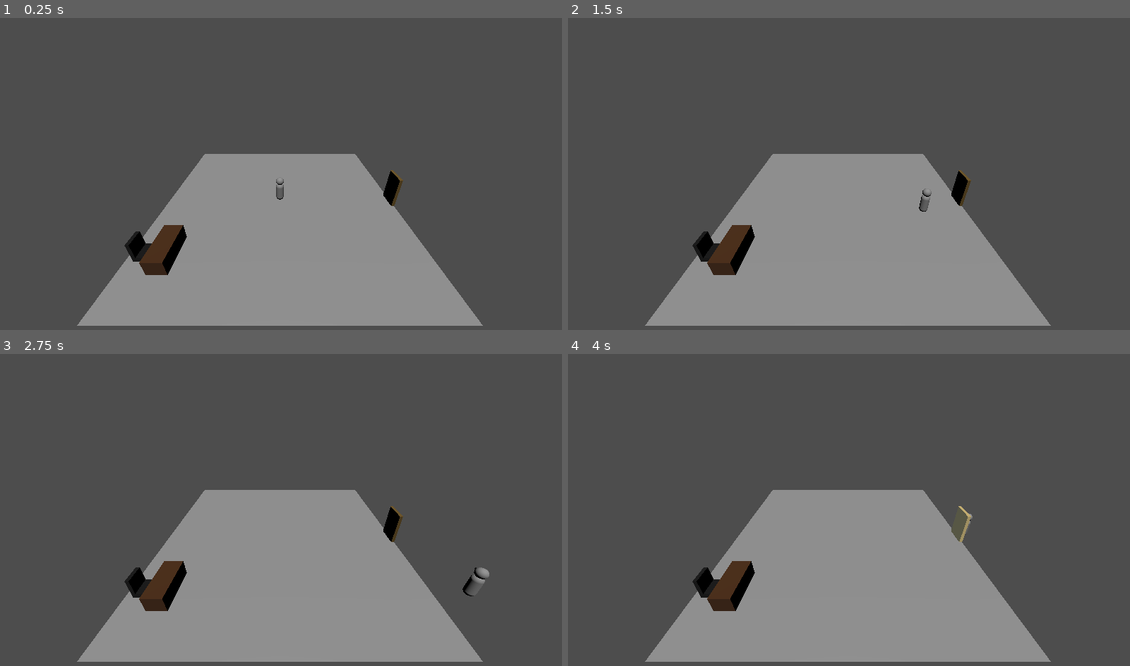
Above: before the commit, frames 1-4 (two rows, left to right).
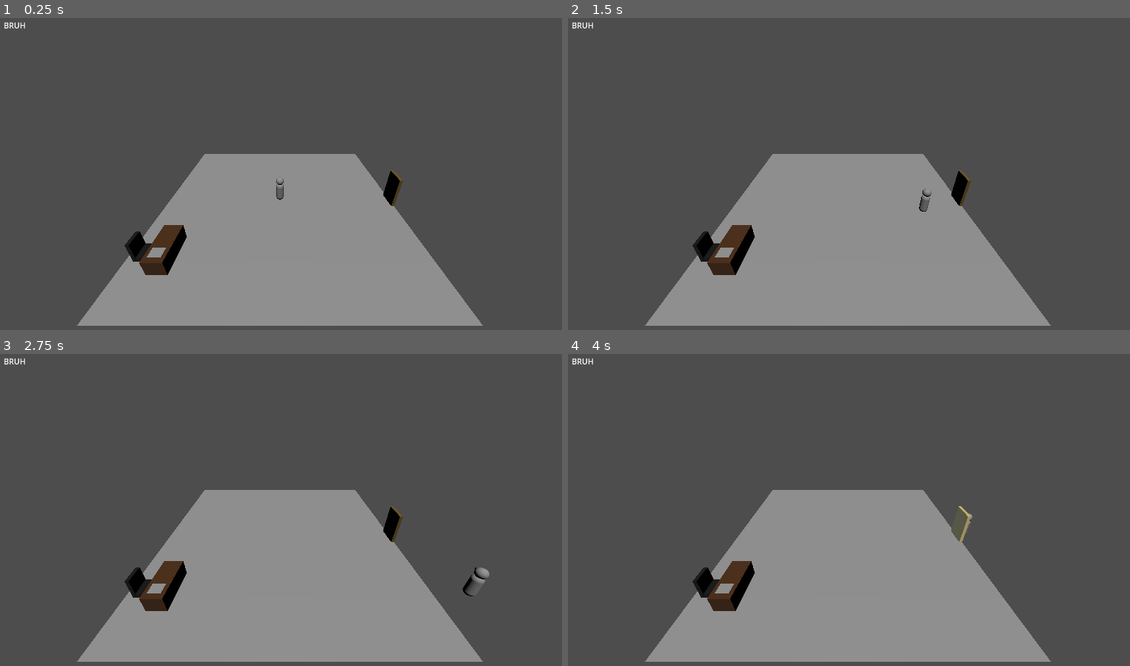
Above: after the commit, the same moments.

Repository: covmoore/interrupt-game-jam
Game: Godot game, scene res://maps/mind.tscn
Same seed, same stepped clock (60 frames per second), same inputs: the game is played once before the commit and once after it.
Inputs (mouse positions are in pixels of both pictures, inside the frame that each line leads up to):
- Up to frame 1 (0.25 s): no input
- Up to frame 2 (1.5 s): tap Enter at 0.5 s; move the mouse to (972, 155) at 0.52 s; hold D (move_right) 0.53-1.28 s; click (972, 155) at 0.6 s; move the mouse to (736, 186) at 1.27 s; hold S (move_back) from 1.28 s (still down); click (736, 186) at 1.35 s
- Up to frame 3 (2.75 s): move the mouse to (337, 438) at 2.02 s; release S (move_back) at 2.03 s; hold D (move_right) from 2.03 s (still down); click (337, 438) at 2.1 s
- Up to frame 4 (4 s): move the mouse to (820, 572) at 2.77 s; release D (move_right) at 2.78 s; hold W (move_forward) 2.78-3.53 s; click (820, 572) at 2.85 s; move the mouse to (1017, 556) at 3.52 s; hold A (move_left) from 3.53 s (still down); click (1017, 556) at 3.6 s

The runs differ from the first frame. In frame 1, 0.1% of the frame differs, in the area x 0-30%, y 1-77%; in frame 2, 0.1%; in frame 3, 0.1%; in frame 4, 0.1%.

Commit message:
writing interactable and sub-interactable code

Diff:
--- /dev/null
+++ b/maps/interact_menu.gd
@@ -0,0 +1,17 @@
+extends UIPanel
+
+
+# Called when the node enters the scene tree for the first time.
+func _ready() -> void:
+	pass # Replace with function body.
+
+
+# Called every frame. 'delta' is the elapsed time since the previous frame.
+func _process(delta: float) -> void:
+	pass
+
+func show():
+	super()
+
+func hide():
+	super()
--- a/maps/interactable.gd
+++ b/maps/interactable.gd
@@ -1,30 +1,105 @@
+@tool
 extends StaticBody3D
-#class_name Interactable
+class_name Interactable
 
 var highlight_overlay = preload("res://materials/highlight.tres")
+var isActive = false
+
+@warning_ignore("unused_signal")
 signal on_object_interacted
+var isSubInteractable: bool = false
+var parent: NodePath = ""
 
-# Called when the node enters the scene tree for the first time.
-func _ready() -> void:
-	pass # Replace with function body.
+func _get_property_list() -> Array[Dictionary]:
+	var ret: Array[Dictionary] = []
 
+	ret.append({
+		"name": "Is Sub Interactable",
+		"type": TYPE_BOOL,
+		"hint": PROPERTY_HINT_NONE,
+		"hint_string": "",
+		"usage": PROPERTY_USAGE_DEFAULT
+	})
+	if isSubInteractable:
+		ret.append({
+			"name": "Parent",
+			"type": TYPE_NODE_PATH,
+			"hint": PROPERTY_HINT_NODE_TYPE,
+			"hint_string": "",
+			"usage": PROPERTY_USAGE_DEFAULT
+		})
 
-# Called every frame. 'delta' is the elapsed time since the previous frame.
-func _process(delta: float) -> void:
-	pass
+	return ret
 
-func in_range():
-	for child in get_children():
-		if child is MeshInstance3D:
-			child.material_overlay = highlight_overlay
+func _set(prop_name: StringName, val) -> bool:
+	var retval: bool = true
+	match prop_name:
+		"Is Sub Interactable":
+			isSubInteractable = val
+			notify_property_list_changed()
+		"Parent":
+			parent = val
+			notify_property_list_changed()
+		_:
+			retval = false
 
-func out_of_range():
+	return retval
+
+func _get(prop_name: StringName):
+	match prop_name:
+		"Is Sub Interactable":
+			return isSubInteractable
+		"Parent":
+			return parent
+	return null
+
+func in_range(player: CharacterBody3D):
+	if !isSubInteractable:
+		for child in get_children():
+			if child is MeshInstance3D:
+				child.material_overlay = highlight_overlay
+	else:
+		var parent: Node = get_node(parent)
+		if parent is Interactable and parent.isActive:
+			for child in get_children():
+				if child is MeshInstance3D:
+					child.material_overlay = highlight_overlay
+
+func out_of_range(player: CharacterBody3D):
 	for child in get_children():
 		if child is MeshInstance3D:
 			child.material_overlay = null
+
+func can_be_selected():
+	if isActive:
+		return false
+	elif isSubInteractable:
+		if get_node(parent).isActive:
+			return true
+		else:
+			return false
+	else:
+		return true
+
 
 func on_selected(cam: Camera3D):
 	var temp = find_child("camera_anchor")
 	if temp != null:
 		cam.move_to_anchor(temp, true)
+		for child in get_children():
+			if child is MeshInstance3D:
+				child.material_overlay = null
 		emit_signal("on_object_interacted")
+	isActive = true
+
+func on_hover():
+	if isSubInteractable and get_node(parent).isActive:
+		for child in get_children():
+			if child is MeshInstance3D:
+				child.material_overlay = highlight_overlay
+
+func _on_exit_button_button_down() -> void:
+	isActive = false
+	if isSubInteractable:
+		get_node(parent).isActive = false
+	print(isActive)
--- a/maps/mind.tscn
+++ b/maps/mind.tscn
@@ -7,6 +7,7 @@
 [ext_resource type="Material" uid="uid://bl2khh1dv1nsr" path="res://materials/black.tres" id="4_krx2p"]
 [ext_resource type="Material" uid="uid://bl2r28pxwefpq" path="res://materials/highlight.tres" id="5_bb44y"]
 [ext_resource type="Script" path="res://maps/player_ui.gd" id="7_tbnyt"]
+[ext_resource type="Script" path="res://maps/panel.gd" id="8_mt58j"]
 
 [sub_resource type="PlaneMesh" id="PlaneMesh_7qubq"]
 size = Vector2(12, 12)
@@ -33,6 +34,12 @@
 
 [sub_resource type="BoxShape3D" id="BoxShape3D_oi7lx"]
 size = Vector3(0.8, 0.7, 1.8)
+
+[sub_resource type="BoxMesh" id="BoxMesh_r4f5t"]
+size = Vector3(0.5, 0, 0.4)
+
+[sub_resource type="BoxShape3D" id="BoxShape3D_8npt3"]
+size = Vector3(0.5, 0, 0.4)
 
 [sub_resource type="BoxMesh" id="BoxMesh_yfg8f"]
 material = ExtResource("4_krx2p")
@@ -60,6 +67,14 @@
 border_width_bottom = 3
 border_color = Color(0, 0, 0, 1)
 
+[sub_resource type="StyleBoxFlat" id="StyleBoxFlat_q0u5i"]
+bg_color = Color(0.6, 0.6, 0.6, 0)
+border_width_left = 3
+border_width_top = 3
+border_width_right = 3
+border_width_bottom = 3
+border_color = Color(0, 0, 0, 1)
+
 [node name="Mind_Room" type="Node3D"]
 script = ExtResource("1_581u0")
 room_type = 1
@@ -83,7 +98,6 @@
 transform = Transform3D(1, 0, 0, 0, 0.379941, 0.925011, 0, -0.925011, 0.379941, 0, 8.58882, 0)
 
 [node name="CameraPivot" type="Node3D" parent="."]
-transform = Transform3D(1, 0, 0, 0, 1, 0, 0, 0, 1, 0, 0, 0)
 
 [node name="Camera3D" type="Camera3D" parent="CameraPivot"]
 transform = Transform3D(1, 0, 0, 0, 0.866025, 0.5, 0, -0.5, 0.866025, 0, 7, 9)
@@ -99,6 +113,7 @@
 collision_layer = 8
 collision_mask = 23
 script = ExtResource("4_h6mix")
+"Is Sub Interactable" = false
 
 [node name="MeshInstance3D" type="MeshInstance3D" parent="inspectables/Door"]
 mesh = SubResource("BoxMesh_xsjfd")
@@ -114,6 +129,7 @@
 collision_layer = 8
 collision_mask = 23
 script = ExtResource("4_h6mix")
+"Is Sub Interactable" = false
 
 [node name="MeshInstance3D" type="MeshInstance3D" parent="inspectables/Desk"]
 mesh = SubResource("BoxMesh_op07u")
@@ -123,6 +139,23 @@
 
 [node name="camera_anchor" type="Node3D" parent="inspectables/Desk"]
 transform = Transform3D(-4.37114e-08, -1, -4.37114e-08, 0, -4.37114e-08, 1, -1, 4.37114e-08, 1.91069e-15, 0, 1.71515, 0)
+
+[node name="sub_interactables" type="Node3D" parent="inspectables/Desk"]
+
+[node name="Note" type="StaticBody3D" parent="inspectables/Desk/sub_interactables" groups=["interactable"]]
+transform = Transform3D(1, 0, 0, 0, 1, 0, 0, 0, 1, 0, 0.369342, 0.488783)
+script = ExtResource("4_h6mix")
+"Is Sub Interactable" = true
+Parent = NodePath("../..")
+
+[node name="MeshInstance3D" type="MeshInstance3D" parent="inspectables/Desk/sub_interactables/Note"]
+mesh = SubResource("BoxMesh_r4f5t")
+
+[node name="CollisionShape3D" type="CollisionShape3D" parent="inspectables/Desk/sub_interactables/Note"]
+shape = SubResource("BoxShape3D_8npt3")
+
+[node name="camera_anchor" type="Node3D" parent="inspectables/Desk/sub_interactables/Note"]
+transform = Transform3D(-4.37114e-08, -1, -4.37114e-08, 0, -4.37114e-08, 1, -1, 4.37114e-08, 1.91069e-15, 0, 0.294975, 0)
 
 [node name="static_items" type="Node3D" parent="."]
 
@@ -170,6 +203,7 @@
 script = ExtResource("7_tbnyt")
 
 [node name="CanvasLayer" type="CanvasLayer" parent="PlayerUI"]
+layer = 2
 
 [node name="MarginContainer" type="MarginContainer" parent="PlayerUI/CanvasLayer"]
 anchors_preset = 15
@@ -182,21 +216,63 @@
 theme_override_constants/margin_right = 12
 theme_override_constants/margin_bottom = 12
 
-[node name="HUD" type="Control" parent="PlayerUI/CanvasLayer/MarginContainer"]
-layout_mode = 2
-
-[node name="InteractMenu" type="Control" parent="PlayerUI/CanvasLayer/MarginContainer"]
-visible = false
-layout_mode = 2
-
-[node name="Button" type="Button" parent="PlayerUI/CanvasLayer/MarginContainer/InteractMenu"]
+[node name="hud" type="Control" parent="PlayerUI/CanvasLayer/MarginContainer"]
+visibility_layer = 1024
+layout_mode = 2
+script = ExtResource("8_mt58j")
+
+[node name="Label" type="Label" parent="PlayerUI/CanvasLayer/MarginContainer/hud"]
+layout_mode = 0
+offset_right = 917.0
+offset_bottom = 557.0
+text = "BRUH"
+
+[node name="interactMenu" type="Control" parent="PlayerUI/CanvasLayer/MarginContainer"]
+layout_mode = 2
+
+[node name="exit_buttons" type="HBoxContainer" parent="PlayerUI/CanvasLayer/MarginContainer/interactMenu"]
 layout_mode = 1
-offset_right = 60.0
-offset_bottom = 60.0
+offset_right = 40.0
+offset_bottom = 48.0
+theme_override_constants/separation = 17
+
+[node name="exit_button" type="Button" parent="PlayerUI/CanvasLayer/MarginContainer/interactMenu/exit_buttons"]
+visibility_layer = 6144
+custom_minimum_size = Vector2(60, 60)
+layout_mode = 2
 theme_override_colors/font_color = Color(1, 0.361816, 0.348007, 1)
 theme_override_font_sizes/font_size = 30
 theme_override_styles/normal = SubResource("StyleBoxFlat_lvkkl")
 text = "X"
 
+[node name="sub_components" type="Control" parent="PlayerUI/CanvasLayer/MarginContainer/interactMenu/exit_buttons"]
+custom_minimum_size = Vector2(60, 60)
+layout_mode = 2
+
+[node name="back_button" type="Button" parent="PlayerUI/CanvasLayer/MarginContainer/interactMenu/exit_buttons/sub_components"]
+visible = false
+visibility_layer = 4096
+custom_minimum_size = Vector2(60, 60)
+layout_mode = 1
+anchors_preset = 8
+anchor_left = 0.5
+anchor_top = 0.5
+anchor_right = 0.5
+anchor_bottom = 0.5
+offset_left = -30.0
+offset_top = -30.5
+offset_right = 30.0
+offset_bottom = 30.5
+grow_horizontal = 2
+grow_vertical = 2
+theme_override_colors/font_color = Color(0, 0, 0, 1)
+theme_override_font_sizes/font_size = 40
+theme_override_styles/normal = SubResource("StyleBoxFlat_q0u5i")
+text = "<"
+
 [connection signal="cancel_interaction" from="PlayerUI" to="CameraPivot/Camera3D" method="_on_player_ui_cancel_interaction"]
-[connection signal="button_down" from="PlayerUI/CanvasLayer/MarginContainer/InteractMenu/Button" to="PlayerUI" method="_on_button_button_down"]
+[connection signal="button_down" from="PlayerUI/CanvasLayer/MarginContainer/interactMenu/exit_buttons/exit_button" to="Player" method="_on_exit_button_button_down"]
+[connection signal="button_down" from="PlayerUI/CanvasLayer/MarginContainer/interactMenu/exit_buttons/exit_button" to="inspectables/Door" method="_on_exit_button_button_down"]
+[connection signal="button_down" from="PlayerUI/CanvasLayer/MarginContainer/interactMenu/exit_buttons/exit_button" to="inspectables/Desk" method="_on_exit_button_button_down"]
+[connection signal="button_down" from="PlayerUI/CanvasLayer/MarginContainer/interactMenu/exit_buttons/exit_button" to="inspectables/Desk/sub_interactables/Note" method="_on_exit_button_button_down"]
+[connection signal="button_down" from="PlayerUI/CanvasLayer/MarginContainer/interactMenu/exit_buttons/exit_button" to="PlayerUI" method="_on_button_button_down"]
--- /dev/null
+++ b/maps/panel.gd
@@ -0,0 +1,20 @@
+extends Control
+class_name UIPanel
+
+@export var hidesUI = true
+@export var pausesGame = false
+
+# Called when the node enters the scene tree for the first time.
+func _ready() -> void:
+	pass # Replace with function body.
+
+
+# Called every frame. 'delta' is the elapsed time since the previous frame.
+func _process(delta: float) -> void:
+	pass
+
+func show():
+	super()
+
+func hide():
+	super()
--- a/maps/player_ui.gd
+++ b/maps/player_ui.gd
@@ -1,13 +1,17 @@
 extends Control
 
-@onready var hud: Control = $CanvasLayer/MarginContainer/HUD
-@onready var interactMenu: Control = $CanvasLayer/MarginContainer/InteractMenu
+@onready var cam: Camera3D = $"../CameraPivot/Camera3D"
+@onready var canvas: CanvasLayer = $CanvasLayer
+@onready var hud = $CanvasLayer/MarginContainer/hud
+@onready var interactMenu = $CanvasLayer/MarginContainer/interactMenu
 signal cancel_interaction
-
+var panels = []
 
 # Called when the node enters the scene tree for the first time.
 func _ready() -> void:
-	interactMenu.visible = false
+	panels = [hud, interactMenu]
+	show_panels([hud])
+	#interactMenu.visible = false
 	var interactables = get_tree().get_nodes_in_group("interactable")
 	for interactable in interactables:
 		interactable.connect("on_object_interacted", _on_object_interacted)
@@ -19,8 +23,16 @@
 
 
 func _on_object_interacted() -> void:
-	interactMenu.visible = true
+	show_panels([interactMenu])
+	#interactMenu.visible = true
 
 func _on_button_button_down() -> void:
-	interactMenu.visible = false
+	show_panels([hud])
 	emit_signal("cancel_interaction")
+
+func show_panels(curPanel: Array[Control]):
+	for panel in panels:
+		if curPanel.has(panel):
+			panel.show()
+		else:
+			panel.hide()
--- a/project.godot
+++ b/project.godot
@@ -14,6 +14,10 @@
 run/main_scene="res://maps/mind.tscn"
 config/features=PackedStringArray("4.3", "GL Compatibility")
 config/icon="res://icon.svg"
+
+[debug]
+
+gdscript/warnings/native_method_override=1
 
 [input]
 
--- a/scripts/handlers/camera_pan.gd
+++ b/scripts/handlers/camera_pan.gd
@@ -2,6 +2,7 @@
 
 @onready var camera_pivot = $".."
 @onready var camera: Camera3D = $"."
+var can_pan = true
 
 # Zoom Variables
 var zoom_speed = 2.0  # Adjust for finer control
@@ -11,7 +12,7 @@
 @onready var mainCameraAnchor = $"../mainCameraAnchor"
 
 func _input(event: InputEvent):
-	if event is InputEventMouseMotion and Input.is_mouse_button_pressed(MOUSE_BUTTON_RIGHT):
+	if event is InputEventMouseMotion and Input.is_mouse_button_pressed(MOUSE_BUTTON_RIGHT) and can_pan:
 		var mouse_sensitivity = 0.005
 		camera_pivot.rotate_y(event.relative.x * mouse_sensitivity)
 		#camera_pivot.rotate_x(event.relative.y * mouse_sensitivity)
@@ -26,13 +27,13 @@
 			camera.fov = clamp(camera.fov + zoom_speed, min_zoom, max_zoom)
 
 func move_to_anchor(anchor: Node3D, hide_player: bool):
-	#print(anchor.global_transform)
-	position = anchor.global_position
-	rotation = anchor.rotation
+	global_transform = anchor.global_transform
 	if hide_player:
 		set_cull_mask_value(2, false)
+		can_pan = false
 	else:
 		set_cull_mask_value(2, true)
+		can_pan = true
 
 func _on_player_ui_cancel_interaction() -> void:
 	move_to_anchor(mainCameraAnchor, false)
--- a/scripts/models/player.gd
+++ b/scripts/models/player.gd
@@ -14,6 +14,7 @@
 var items_in_range: Array[Node3D] = []
 
 var target_velocity = Vector3.ZERO
+var canMove = true
 var _camera: Camera3D = null
 var RAY_LENGTH = 2000
 enum PlayerCombatMode {
@@ -42,11 +43,15 @@
 			if result.has("position") :
 				result["position"].y = global_transform.origin.y
 				$Pivot.look_at(result["position"])
-
+			if result.has("collider"):
+				var hovered_item: Node3D = result["collider"]
+				if hovered_item != null and hovered_item is Interactable and hovered_item.can_be_selected():
+					hovered_item.on_hover()
 		if event is InputEventMouseButton and result.has("collider"):
 			var selected_item: Node3D = get_item_from_list(result["collider"].name)
-			if selected_item != null and selected_item.has_method("on_selected"):
+			if selected_item != null and selected_item is Interactable and selected_item.can_be_selected():
 				selected_item.on_selected(_camera)
+				canMove = false
 
 
 func get_item_from_list(selected: String):
@@ -68,7 +73,8 @@
 	target_velocity.x = direction.x * speed
 	target_velocity.z = direction.z * speed
 	velocity = target_velocity
-	move_and_slide()
+	if canMove:
+		move_and_slide()
 
 	# Interacting Code
 
@@ -103,9 +109,12 @@
 func _on_area_detection_body_entered(body: Node3D) -> void:
 	if body.get_groups().has("interactable"):
 		items_in_range.append(body)
-		body.in_range()
+		body.in_range(self)
 
 func _on_area_detection_body_exited(body: Node3D) -> void:
 	if body.get_groups().has("interactable"):
 		items_in_range.remove_at(items_in_range.find(body))
-		body.out_of_range()
+		body.out_of_range(self)
+
+func _on_exit_button_button_down() -> void:
+	canMove = true
Not shown: 1 places in maps/mind.tscn that only renumber resources
